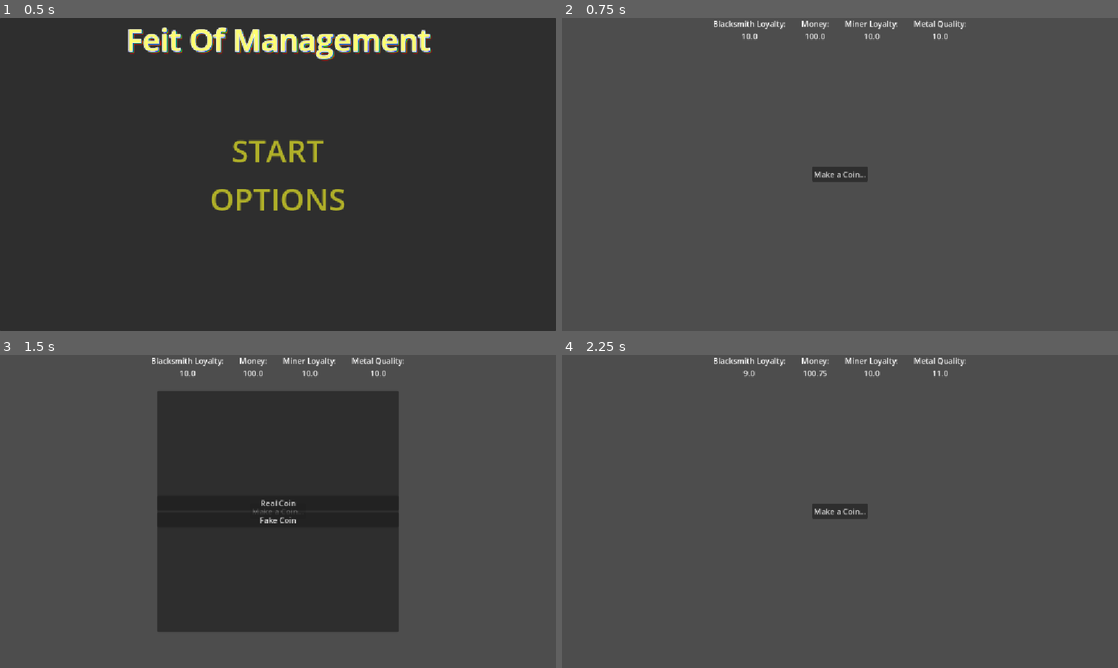
Above: before the commit, frames 1-4 (two rows, left to right).
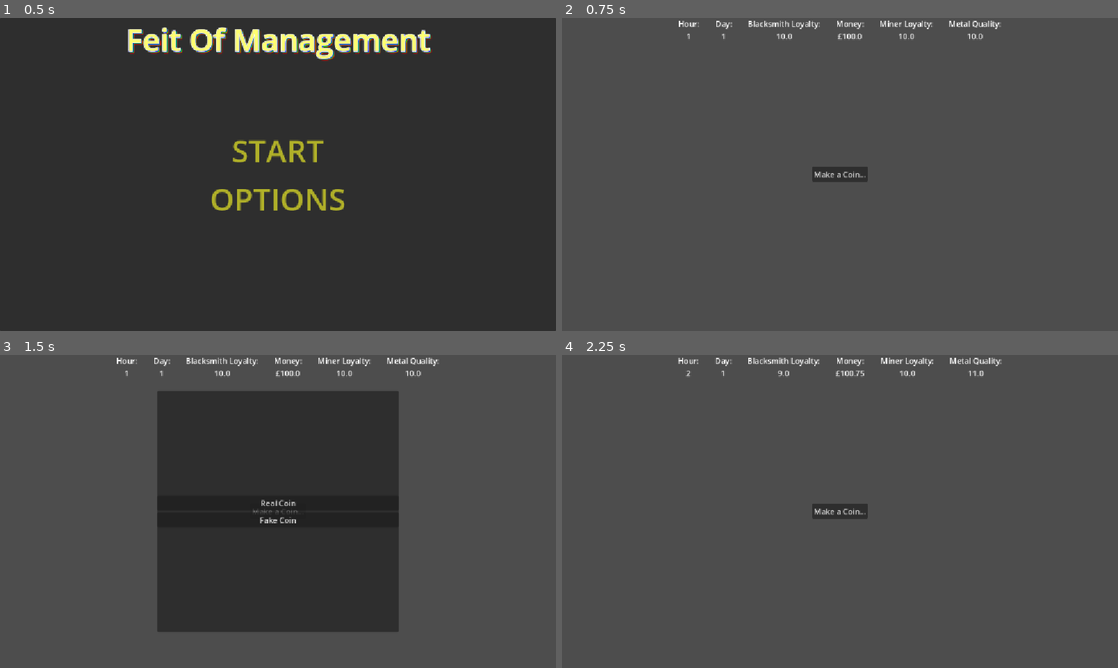
Above: after the commit, the same moments.

Repository: FreeformWave544/FeitOfManagement
Game: Godot game, scene res://UI/MainMenu.tscn
Same seed, same stepped clock (60 frames per second), same inputs: the game is played once before the commit and once after it.
Inputs:
- Up to frame 1 (0.5 s): no input
- Up to frame 2 (0.75 s): click "START" at 0.5 s
- Up to frame 3 (1.5 s): click "Make a Coin..." at 1.25 s
- Up to frame 4 (2.25 s): click "Real Coin" at 2 s

Frame 1 is identical in both runs. In frame 2, 0.9% of the frame differs, in the area x 21-79%, y 0-8%; in frame 3, 0.9%; in frame 4, 0.9%.

Commit message:
Day Transitions

Diff:
--- a/Scenes/Main.tscn
+++ b/Scenes/Main.tscn
@@ -15,6 +15,12 @@
 [sub_resource type="Theme" id="Theme_idj7w"]
 Label/styles/normal = SubResource("StyleBoxFlat_r150o")
 
+[sub_resource type="LabelSettings" id="LabelSettings_r150o"]
+font_size = 128
+font_color = Color(1, 1, 0.5411765, 1)
+outline_size = 5
+outline_color = Color(0.6745098, 1, 1, 1)
+
 [node name="Main" type="Control" unique_id=1253290123]
 layout_mode = 3
 anchors_preset = 15
@@ -68,6 +74,26 @@
 offset_bottom = 40.0
 alignment = 1
 
+[node name="Hour" type="Label" parent="Stats" unique_id=1018409177]
+layout_mode = 2
+text = "Hour:
+1"
+horizontal_alignment = 1
+
+[node name="Label5" type="Label" parent="Stats" unique_id=790800601]
+layout_mode = 2
+text = "      "
+
+[node name="Day" type="Label" parent="Stats" unique_id=1965800489]
+layout_mode = 2
+text = "Day:
+1"
+horizontal_alignment = 1
+
+[node name="Label4" type="Label" parent="Stats" unique_id=825044399]
+layout_mode = 2
+text = "      "
+
 [node name="BlacksmithLoyalty" type="Label" parent="Stats" unique_id=1264336897]
 layout_mode = 2
 text = "Blacksmith Loyality:
@@ -179,6 +205,32 @@
 grow_vertical = 0
 text = "Confirm?"
 
+[node name="FadeBox" type="ColorRect" parent="." unique_id=438942413]
+layout_mode = 1
+anchors_preset = 15
+anchor_right = 1.0
+anchor_bottom = 1.0
+grow_horizontal = 2
+grow_vertical = 2
+mouse_filter = 2
+color = Color(0.16862746, 0.16862746, 0.16862746, 0)
+
+[node name="Label" type="Label" parent="FadeBox" unique_id=1806264430]
+layout_mode = 1
+anchors_preset = 8
+anchor_left = 0.5
+anchor_top = 0.5
+anchor_right = 0.5
+anchor_bottom = 0.5
+offset_left = -20.0
+offset_top = -11.5
+offset_right = 20.0
+offset_bottom = 11.5
+grow_horizontal = 2
+grow_vertical = 2
+label_settings = SubResource("LabelSettings_r150o")
+horizontal_alignment = 1
+
 [connection signal="pressed" from="CenterContainer/VBoxContainer/Coins" to="." method="_on_coins_pressed"]
 [connection signal="pressed" from="Coins/VBoxContainer/Real" to="." method="_on_real_pressed"]
 [connection signal="pressed" from="Coins/VBoxContainer/Fake" to="." method="_on_fake_pressed"]
--- a/Scenes/main.gd
+++ b/Scenes/main.gd
@@ -6,7 +6,8 @@
 var blacksmithLoyalty := 10.0
 var minerLoyalty := 10.0
 var money := 100.00
-var time_left := 10
+var time_left := 6
+var day := 1
 var confirmed := false
 var user_input := 0.0
 
@@ -17,16 +18,18 @@
 	metalQuality = snapped(clamp(metalQuality, 0.0, 100.0), 0.01)
 	blacksmithLoyalty = snapped(clamp(blacksmithLoyalty, 0.0, 100.0), 0.01)
 	minerLoyalty = snapped(clamp(minerLoyalty, 0.0, 100.0), 0.01)
-	money = snapped(money, 0.01)
+	money = snapped(max(money, 0), 0.01)
+	$Stats/Hour.text = "Hour:\n" + str(7 - time_left)
+	$Stats/Day.text = "Day:\n" + str(day)
 	$Stats/BlacksmithLoyalty.text = "Blacksmith Loyalty:\n" + str(blacksmithLoyalty)
-	$Stats/Money.text = "Money:\n" + str(money)
+	$Stats/Money.text = "Money:\n£" + str(money)
 	$Stats/MinerLoyalty.text = "Miner Loyalty:\n" + str(minerLoyalty)
 	$Stats/MetalQuality.text = "Metal Quality:\n" + str(metalQuality)
 
 func _on_coins_pressed() -> void:
 	time_left -= 1
 	if time_left <= 0:
-		day_end()
+		hour_end()
 		return
 	$Coins.show()
 
@@ -46,11 +49,11 @@
 	$Coins.hide()
 	_update_UI()
 
-func day_end() -> void:
+func hour_end() -> void:
 	$User.show()
 	$User/Text.text = "How much do you pay your blacksmith?"
 	user_input = money + 1
-	while user_input >= money and confirmed == false:
+	while user_input > money and confirmed == false:
 		await $User/Confirm.pressed
 		user_input = $User/MoneyInput.value
 	confirmed = false
@@ -67,9 +70,25 @@
 	fair_pay = money * 0.3
 	money -= user_input
 	minerLoyalty += snapped((((user_input / fair_pay) - 1.0) * 3.0), 0.01)
+	$User.hide()
+	time_left = 6
+	day += 1
+	fade()
 	_update_UI()
-	$User.hide()
-	time_left = 10
 
 func _on_confirm_pressed() -> void:
 	if money - user_input >= 0: confirmed = true
+
+func fade() -> void:
+	while $FadeBox.color.a <= 0.9:
+		$FadeBox.color.a = lerp($FadeBox.color.a, 1.0, 0.15)
+		await get_tree().process_frame
+	$FadeBox.color.a = 1.0
+	await get_tree().create_timer(1.0).timeout
+	$FadeBox/Label.text = "Day: " + str(day)
+	await get_tree().create_timer(1.0).timeout
+	$FadeBox/Label.text = ""
+	while $FadeBox.color.a >= 0.1:
+		$FadeBox.color.a = lerp($FadeBox.color.a, 0.0, 0.15)
+		await get_tree().process_frame
+	$FadeBox.color.a = 0.0
